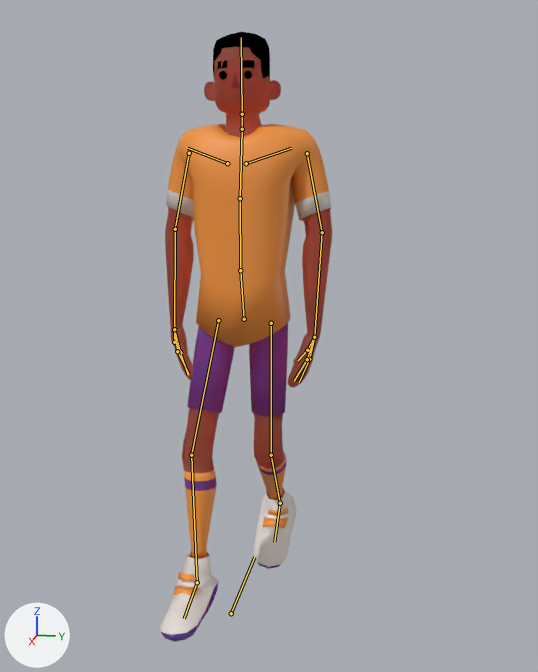
A saved change to the Blender file Time_1/Assets/Models/Personagens/Eric_Rig.blend.
Before and after are seen from a camera (50 mm lens) standing at (0.543, 0.128, 1.552) and looking at (0.009, 0.021, 1.419). Lighting does not change. The marker at lower left points along +X, +Y and +Z. Both versions are drawn at frame 69 of the action 'Idle'; the numbers are the values there. The bones that bend it are drawn over the model as lines.
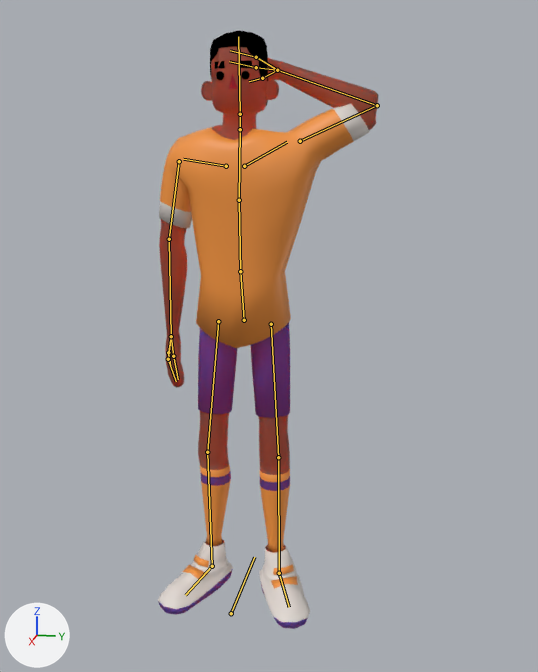
What differs and where, as boxes (x1, y1, x2, y2) in the pictures (538 x 672 px):
'Plane.001', posed (28% wider)
    before: (160, 32, 332, 642)
    after: (158, 30, 379, 629)
bone 'coluna1', root to tip
    before: (244, 319) to (240, 270)
    after: (244, 320) to (240, 271)
bone 'coluna2', root to tip
    before: (240, 270) to (240, 198)
    after: (240, 271) to (239, 200)
bone 'coluna3', root to tip
    before: (240, 198) to (242, 129)
    after: (239, 200) to (240, 129)
bone 'pescoço', root to tip
    before: (242, 129) to (242, 114)
    after: (240, 129) to (240, 114)
bone 'clavicula.L', root to tip
    before: (246, 163) to (291, 148)
    after: (244, 166) to (287, 142)
bone 'braço1.L', root to tip
    before: (307, 153) to (322, 232)
    after: (300, 141) to (377, 105)
bone 'braço2.L', root to tip
    before: (322, 232) to (314, 337)
    after: (377, 105) to (277, 70)
bone 'dedo1.1.L', root to tip
    before: (314, 337) to (309, 359)
    after: (277, 70) to (256, 57)
bone 'dedao1.L', root to tip
    before: (314, 337) to (307, 350)
    after: (277, 70) to (262, 78)
bone 'dedão2.L', root to tip
    before: (307, 350) to (298, 360)
    after: (262, 78) to (249, 81)
bone 'dedo1.L', root to tip
    before: (314, 337) to (307, 359)
    after: (277, 70) to (256, 67)
bone 'clavicula.R', root to tip
    before: (227, 163) to (187, 148)
    after: (226, 166) to (183, 159)
bone 'braço1.R', root to tip
    before: (189, 153) to (175, 229)
    after: (179, 161) to (169, 239)
bone 'braço2.R', root to tip
    before: (175, 229) to (174, 329)
    after: (169, 239) to (171, 336)
bone 'dedo1.1.R', root to tip
    before: (174, 329) to (180, 351)
    after: (171, 336) to (173, 356)
bone 'dedao1.R', root to tip
    before: (174, 329) to (174, 342)
    after: (171, 336) to (168, 352)
bone 'dedão2.R', root to tip
    before: (174, 342) to (182, 353)
    after: (168, 352) to (170, 366)
bone 'dedo1.R', root to tip
    before: (174, 329) to (177, 351)
    after: (171, 336) to (168, 359)

Patch to the scene script:
```diff
--- a/Time_1/Assets/Models/Personagens/Eric_Rig.blend.py
+++ b/Time_1/Assets/Models/Personagens/Eric_Rig.blend.py
@@ bone_coluna1 @@
 bone_coluna1 = bpy.data.objects['Armature'].pose.bones['coluna1']  # child of 'Base'
-bone_coluna1.location = (0.0, 0.0, 0.0)
+bone_coluna1.location = (0.0, -0.004, 0.001)
@@ bone_coluna2 @@
 bone_coluna2 = bpy.data.objects['Armature'].pose.bones['coluna2']  # child of 'coluna1'
-bone_coluna2.rotation_quaternion = (1.0, 0.0, 0.0, 0.0)  # degrees (0, 0, 0)
+bone_coluna2.rotation_quaternion = (1.0, 0.027, 0.0, 0.0)  # degrees (3, 0, 0)
@@ bone_coluna3 @@
 bone_coluna3 = bpy.data.objects['Armature'].pose.bones['coluna3']  # child of 'coluna2'
-bone_coluna3.rotation_quaternion = (1.0, 0.0, 0.0, 0.0)  # degrees (0, 0, 0)
+bone_coluna3.rotation_quaternion = (1.0, 0.009, 0.0, 0.0)  # degrees (1, 0, 0)
@@ bone_pescoço @@
 bone_pescoço = bpy.data.objects['Armature'].pose.bones['pescoço']  # child of 'coluna3'
-bone_pescoço.rotation_quaternion = (1.0, 0.0, 0.0, 0.0)  # degrees (0, 0, 0)
+bone_pescoço.rotation_quaternion = (1.0, -0.021, 0.0, 0.0)  # degrees (-2, 0, 0)
@@ bone_clavicula_l @@
 bone_clavicula_l = bpy.data.objects['Armature'].pose.bones['clavicula.L']  # child of 'coluna3'
-bone_clavicula_l.rotation_quaternion = (1.0, 0.0, 0.0, 0.0)  # degrees (0, 0, 0)
+bone_clavicula_l.rotation_quaternion = (0.994, -0.015, -0.013, 0.083)  # degrees (-2, -1, 10)
@@ bone_braço1_l @@
 bone_braço1_l = bpy.data.objects['Armature'].pose.bones['braço1.L']  # child of 'clavicula.L'
-bone_braço1_l.location = (0.01, 0.009, -0.042)
-bone_braço1_l.rotation_quaternion = (0.909, 0.087, 0.151, -0.378)  # degrees (3, 20, -45)
+bone_braço1_l.location = (0.0, 0.0, 0.0)
+bone_braço1_l.rotation_quaternion = (0.922, -0.011, -0.122, 0.4)  # degrees (-7, -12, 48)
@@ bone_braço2_l @@
 bone_braço2_l = bpy.data.objects['Armature'].pose.bones['braço2.L']  # child of 'braço1.L'
-bone_braço2_l.rotation_quaternion = (0.984, 0.116, -0.042, -0.131)  # degrees (14, -3, -16)
+bone_braço2_l.rotation_quaternion = (0.137, 0.806, -0.407, 0.407)  # degrees (10, -130, 122)
@@ bone_dedo1_1_l @@
 bone_dedo1_1_l = bpy.data.objects['Armature'].pose.bones['dedo1.1.L']  # child of 'braço2.L'
-bone_dedo1_1_l.rotation_quaternion = (0.998, 0.031, 0.009, -0.045)  # degrees (4, 1, -5)
+bone_dedo1_1_l.rotation_quaternion = (0.999, 0.0, -0.011, 0.043)  # degrees (0, -1, 5)
@@ bone_dedao1_l @@
 bone_dedao1_l = bpy.data.objects['Armature'].pose.bones['dedao1.L']  # child of 'braço2.L'
-bone_dedao1_l.rotation_quaternion = (0.99, 0.026, -0.105, 0.089)  # degrees (2, -12, 10)
+bone_dedao1_l.rotation_quaternion = (0.997, -0.018, 0.051, 0.055)  # degrees (-2, 6, 6)
@@ bone_dedão2_l @@
 bone_dedão2_l = bpy.data.objects['Armature'].pose.bones['dedão2.L']  # child of 'dedao1.L'
-bone_dedão2_l.rotation_quaternion = (0.748, -0.533, -0.333, -0.213)  # degrees (-72, -46, 3)
+bone_dedão2_l.rotation_quaternion = (0.882, -0.41, -0.159, -0.168)  # degrees (-48, -25, -11)
@@ bone_dedo1_l @@
 bone_dedo1_l = bpy.data.objects['Armature'].pose.bones['dedo1.L']  # child of 'braço2.L'
-bone_dedo1_l.rotation_quaternion = (0.998, 0.026, -0.017, -0.046)  # degrees (3, -2, -5)
+bone_dedo1_l.rotation_quaternion = (0.999, 0.004, 0.01, 0.043)  # degrees (0, 1, 5)
@@ bone_clavicula_r @@
 bone_clavicula_r = bpy.data.objects['Armature'].pose.bones['clavicula.R']  # child of 'coluna3'
-bone_clavicula_r.rotation_quaternion = (1.0, 0.0, 0.0, 0.0)  # degrees (0, 0, 0)
+bone_clavicula_r.rotation_quaternion = (0.995, 0.002, -0.02, 0.1)  # degrees (0, -2, 11)
@@ bone_braço1_r @@
 bone_braço1_r = bpy.data.objects['Armature'].pose.bones['braço1.R']  # child of 'clavicula.R'
-bone_braço1_r.location = (-0.016, -0.004, -0.047)
-bone_braço1_r.rotation_quaternion = (0.909, 0.087, -0.151, 0.378)  # degrees (3, -20, 45)
+bone_braço1_r.location = (0.0, 0.0, 0.0)
+bone_braço1_r.rotation_quaternion = (0.952, 0.02, 0.009, 0.305)  # degrees (2, 0, 36)
@@ bone_braço2_r @@
 bone_braço2_r = bpy.data.objects['Armature'].pose.bones['braço2.R']  # child of 'braço1.R'
-bone_braço2_r.rotation_quaternion = (0.984, 0.116, 0.042, 0.131)  # degrees (14, 3, 16)
+bone_braço2_r.rotation_quaternion = (0.992, 0.002, -0.003, 0.123)  # degrees (0, 0, 14)
@@ bone_dedo1_1_r @@
 bone_dedo1_1_r = bpy.data.objects['Armature'].pose.bones['dedo1.1.R']  # child of 'braço2.R'
-bone_dedo1_1_r.rotation_quaternion = (0.998, 0.031, -0.009, 0.045)  # degrees (4, -1, 5)
+bone_dedo1_1_r.rotation_quaternion = (0.998, -0.001, 0.019, -0.061)  # degrees (0, 2, -7)
@@ bone_dedao1_r @@
 bone_dedao1_r = bpy.data.objects['Armature'].pose.bones['dedao1.R']  # child of 'braço2.R'
-bone_dedao1_r.rotation_quaternion = (0.99, 0.026, 0.105, -0.089)  # degrees (2, 12, -10)
+bone_dedao1_r.rotation_quaternion = (0.996, -0.021, -0.056, -0.065)  # degrees (-2, -7, -7)
@@ bone_dedão2_r @@
 bone_dedão2_r = bpy.data.objects['Armature'].pose.bones['dedão2.R']  # child of 'dedao1.R'
-bone_dedão2_r.rotation_quaternion = (0.748, -0.533, 0.333, 0.213)  # degrees (-72, 46, -3)
+bone_dedão2_r.rotation_quaternion = (0.852, -0.461, 0.18, 0.17)  # degrees (-55, 28, 8)
@@ bone_dedo1_r @@
 bone_dedo1_r = bpy.data.objects['Armature'].pose.bones['dedo1.R']  # child of 'braço2.R'
-bone_dedo1_r.rotation_quaternion = (0.998, 0.026, 0.017, 0.046)  # degrees (3, 2, 5)
+bone_dedo1_r.rotation_quaternion = (0.998, 0.005, -0.012, -0.062)  # degrees (1, -1, -7)
@@ bone_iklegpull_l @@
 bone_iklegpull_l = bpy.data.objects['Armature'].pose.bones['IKLegPull.L']
-bone_iklegpull_l.location = (0.157, 0.001, 0.0)
+bone_iklegpull_l.location = (0.0, 0.0, 0.0)
@@ bone_iktarget_l @@
 bone_iktarget_l = bpy.data.objects['Armature'].pose.bones['IKTarget.L']
-bone_iktarget_l.location = (-0.095, 0.338, -0.139)
-bone_iktarget_l.rotation_quaternion = (0.949, -0.21, -0.067, 0.224)  # degrees (-25, -2, 27)
+bone_iktarget_l.location = (0.0, 0.0, 0.0)
+bone_iktarget_l.rotation_quaternion = (1.0, 0.0, 0.0, 0.0)  # degrees (0, 0, 0)
@@ bone_iktarget_r @@
 bone_iktarget_r = bpy.data.objects['Armature'].pose.bones['IKTarget.R']
-bone_iktarget_r.location = (-0.079, -0.175, -0.04)
-bone_iktarget_r.rotation_quaternion = (0.98, 0.032, -0.029, -0.193)  # degrees (4, -3, -22)
+bone_iktarget_r.location = (0.0, 0.0, 0.0)
+bone_iktarget_r.rotation_quaternion = (1.0, 0.0, 0.0, 0.0)  # degrees (0, 0, 0)
```
